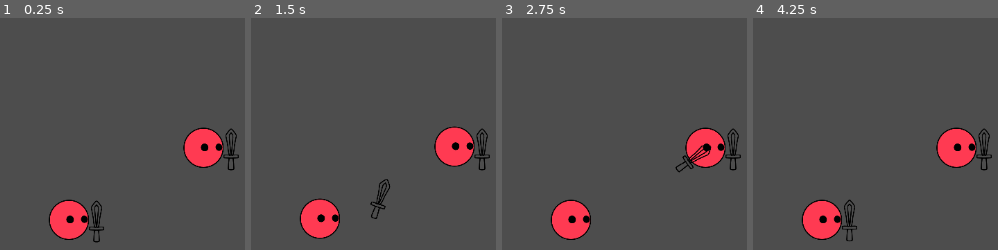
Above: before the commit, frames 1-4 (left to right).
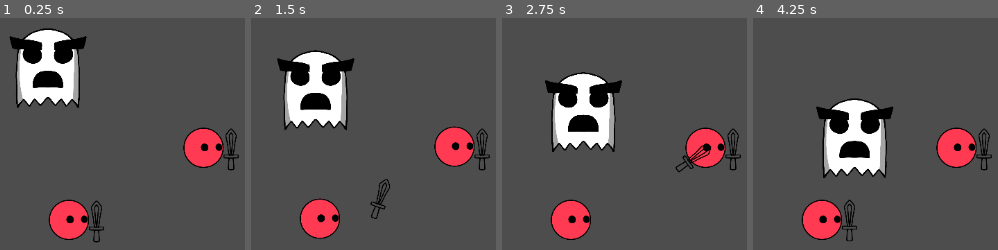
Above: after the commit, the same moments.

Repository: HoneyPony/impish-descent-future
Game: Godot game, scene res://Game.tscn
Same seed, same stepped clock (60 frames per second), same inputs: the game is played once before the commit and once after it.
Inputs:
- Up to frame 1 (0.25 s): no input
- Up to frame 2 (1.5 s): hold D (player_right) 0.53-1.28 s
- Up to frame 3 (2.75 s): hold D (player_right) from 2.03 s (still down)
- Up to frame 4 (4.25 s): release D (player_right) at 3.53 s

The runs differ from the first frame. In frame 1, 8.0% of the frame differs, in the area x 3-36%, y 4-39%; in frame 2, 8.0%; in frame 3, 8.0%, in the area x 17-49%, y 23-58%; in frame 4, 8.0%.

Commit message:
Start working on enemy

Diff:
--- a/Game.tscn
+++ b/Game.tscn
@@ -1,7 +1,8 @@
-[gd_scene load_steps=3 format=3 uid="uid://b7h6g17gdadaw"]
+[gd_scene load_steps=4 format=3 uid="uid://b7h6g17gdadaw"]
 
 [ext_resource type="PackedScene" uid="uid://dojkqhtsd73go" path="res://ui/PauseMenu.tscn" id="1"]
 [ext_resource type="PackedScene" uid="uid://feyduuodmg3a" path="res://players/player.tscn" id="2_k7n08"]
+[ext_resource type="PackedScene" uid="uid://rl585tjhmod7" path="res://enemies/simple_ghost.tscn" id="3_vahep"]
 
 [node name="Game" type="Node2D"]
 
@@ -16,3 +17,6 @@
 [node name="CharacterBody2D2" parent="." instance=ExtResource("2_k7n08")]
 position = Vector2(194, -104)
 script = null
+
+[node name="SimpleGhost" parent="." instance=ExtResource("3_vahep")]
+position = Vector2(-36, -227)
--- /dev/null
+++ b/enemies/simple_ghost.gd
@@ -0,0 +1,17 @@
+extends CharacterBody2D
+
+func _physics_process(delta):
+	var players = get_tree().get_nodes_in_group("Players")
+	if players.is_empty():
+		return
+
+	var to_pos = Vector2.ZERO
+	for p in players:
+		to_pos += p.global_position * randf_range(0.8, 1.2)
+
+	to_pos /= players.size()
+
+	var vel_dir = (to_pos - global_position).normalized()
+	velocity = vel_dir * 32
+
+	move_and_slide()
--- /dev/null
+++ b/enemies/simple_ghost.tscn
@@ -0,0 +1,21 @@
+[gd_scene load_steps=4 format=3 uid="uid://rl585tjhmod7"]
+
+[ext_resource type="Texture2D" uid="uid://ws5gduar7c47" path="res://enemies/enemy1.png" id="1_4xqsb"]
+[ext_resource type="Script" path="res://enemies/simple_ghost.gd" id="1_n6c1y"]
+
+[sub_resource type="CapsuleShape2D" id="CapsuleShape2D_m148u"]
+radius = 8.0
+height = 28.0
+
+[node name="SimpleGhost" type="CharacterBody2D"]
+script = ExtResource("1_n6c1y")
+
+[node name="Sprite2D" type="Sprite2D" parent="."]
+y_sort_enabled = true
+scale = Vector2(0.25, 0.25)
+texture = ExtResource("1_4xqsb")
+
+[node name="CollisionShape2D" type="CollisionShape2D" parent="."]
+position = Vector2(0, 54)
+rotation = -1.57079
+shape = SubResource("CapsuleShape2D_m148u")
--- a/players/player.tscn
+++ b/players/player.tscn
@@ -45,7 +45,7 @@
 radius = 5.00001
 height = 20.0
 
-[node name="Player" type="CharacterBody2D"]
+[node name="Player" type="CharacterBody2D" groups=["Players"]]
 y_sort_enabled = true
 script = ExtResource("1_w5dbm")
 
--- a/project.godot
+++ b/project.godot
@@ -18,6 +18,10 @@
 [autoload]
 
 GS="*res://GS.gd"
+
+[global_group]
+
+Players=""
 
 [gui]
 
Binary file added: enemies/enemy1.png
Not shown, added: enemies/enemy1.png.import
Not shown, added: enemies/enemy1.kra
Not shown, added: enemies/enemy1.kra~
